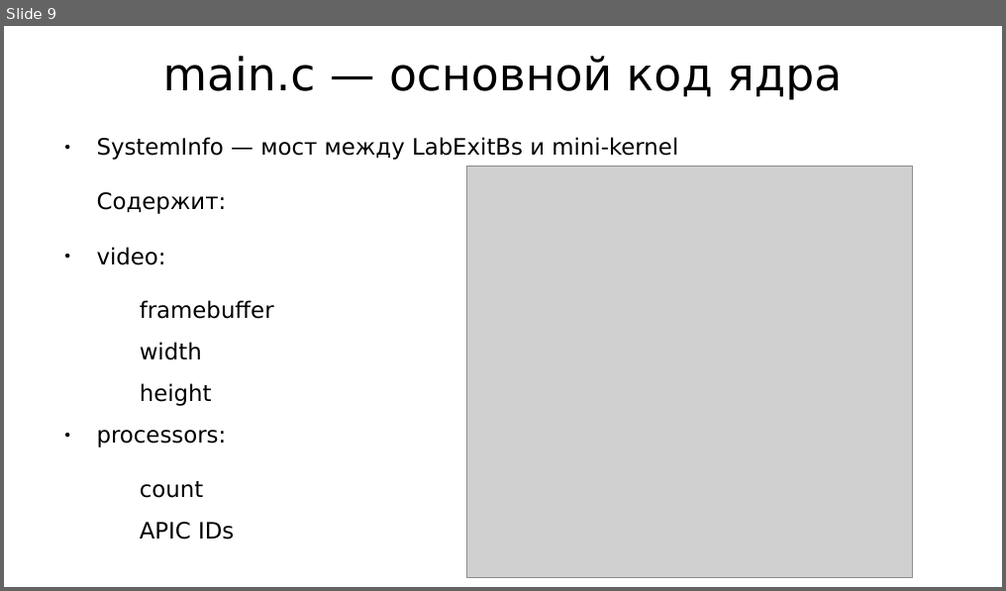
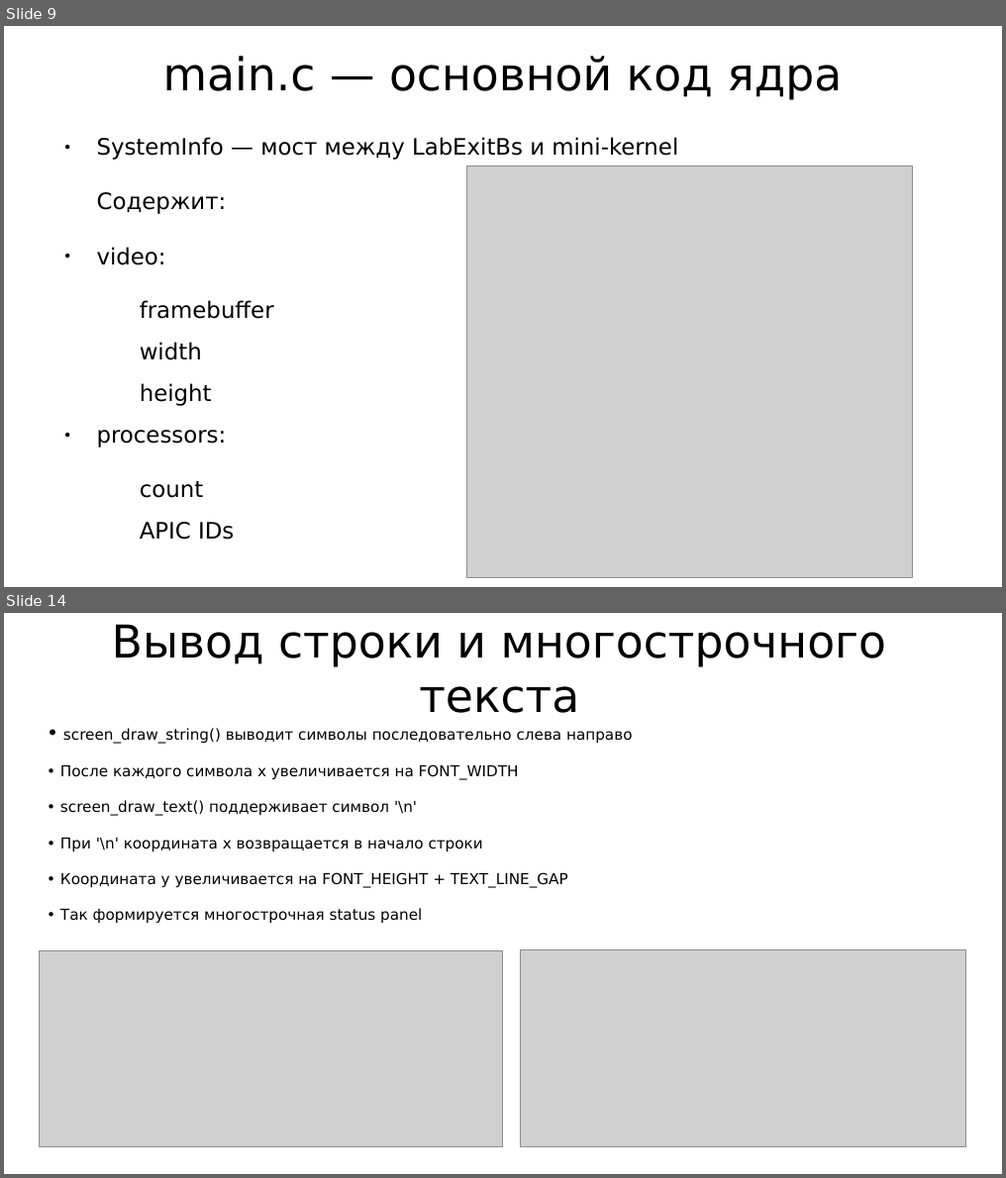
Before and after one commit to Inr1xz/uefi-bootloader, a slide deck: edk2/MySuperPkg/Presentstion.odp. Shown one above the other, each under a label of ours: slide 9 before the commit, slides 9 and 14 after it; the slides between them are not shown. The pictures are 1006x591 and 1006x1178 pixels, drawn with LibreOffice and Linux fonts; fonts in the diff are those of the drawing; grey boxes stand for pictures. Boxes give left, top, right and bottom in pixels: in the first picture for what was removed or moved away, otherwise in the second. Text is boxed around its words. In the diff, an @@ line names an element or a change of style, - is before the commit and + after.

Commit message:
Финальная презентация и текст к ней

```diff
--- a/edk2/MySuperPkg/Presentstion.odp
+++ b/edk2/MySuperPkg/Presentstion.odp
@@ slide 14 added at [4, 613, 1002, 1174], background #FFFFFF @@
@@ title added at [112, 624, 887, 713], 36 pt, text #000000 @@
+Вывод строки и многострочного текста
@@ text added at [60, 728, 632, 924], 12 pt, text #000000 @@
+• screen_draw_string() выводит символы последовательно слева направо
+• После каждого символа x увеличивается на FONT_WIDTH
+• screen_draw_text() поддерживает символ '\n'
+• При '\n' координата x возвращается в начало строки
+• Координата y увеличивается на FONT_HEIGHT + TEXT_LINE_GAP
+• Так формируется многострочная status panel
@@ picture added at [40, 952, 503, 1149] @@
@@ picture added at [521, 950, 966, 1148] @@
```
Also in this commit, not shown: 3 slides changed, 7 other slides added, 1 slide removed, 1 other file.
